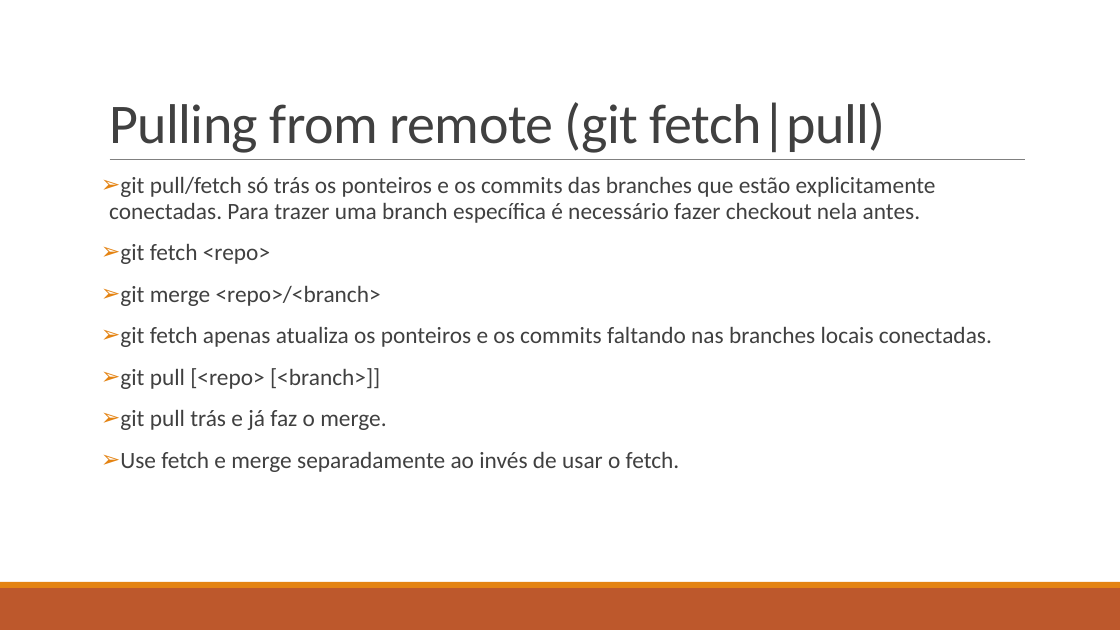
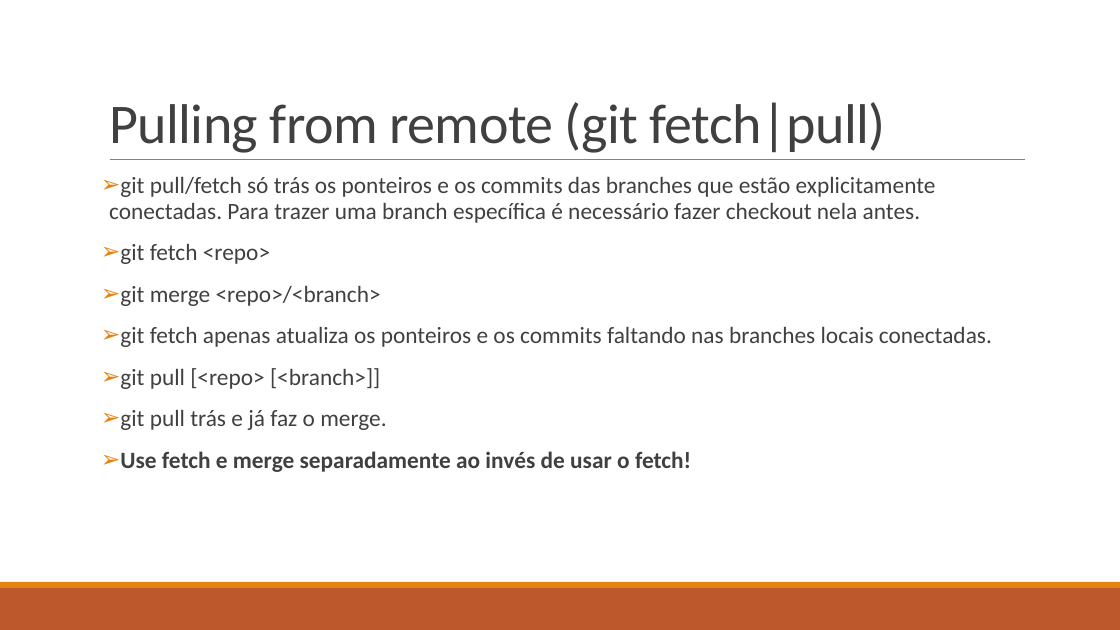
Before and after one commit to ekson73/Docs, a slide deck: slide 60 of Projeto VEK - GIT 4 VEK.pptx (slide 59 before the commit). Drawn at 1120x630 pixels with LibreOffice and Linux fonts; fonts in the diff are those of the drawing. Boxes give left, top, right and bottom in pixels: in the first picture for what was removed or moved away, otherwise in the second. Text is boxed around its words. In the diff, an @@ line names an element or a change of style, - is before the commit and + after.

```diff
--- a/Projeto VEK - GIT 4 VEK.pptx
+++ b/Projeto VEK - GIT 4 VEK.pptx
@@ text at (120, 451, 691, 472): text changed; bold on @@
-➢ Use fetch e merge separadamente ao invés de usar o fetch.
+➢ Use fetch e merge separadamente ao invés de usar o fetch!
```
Also in this commit, not shown: 9 other slides changed, 12 slides added, 5 slides removed, 1 other file.
